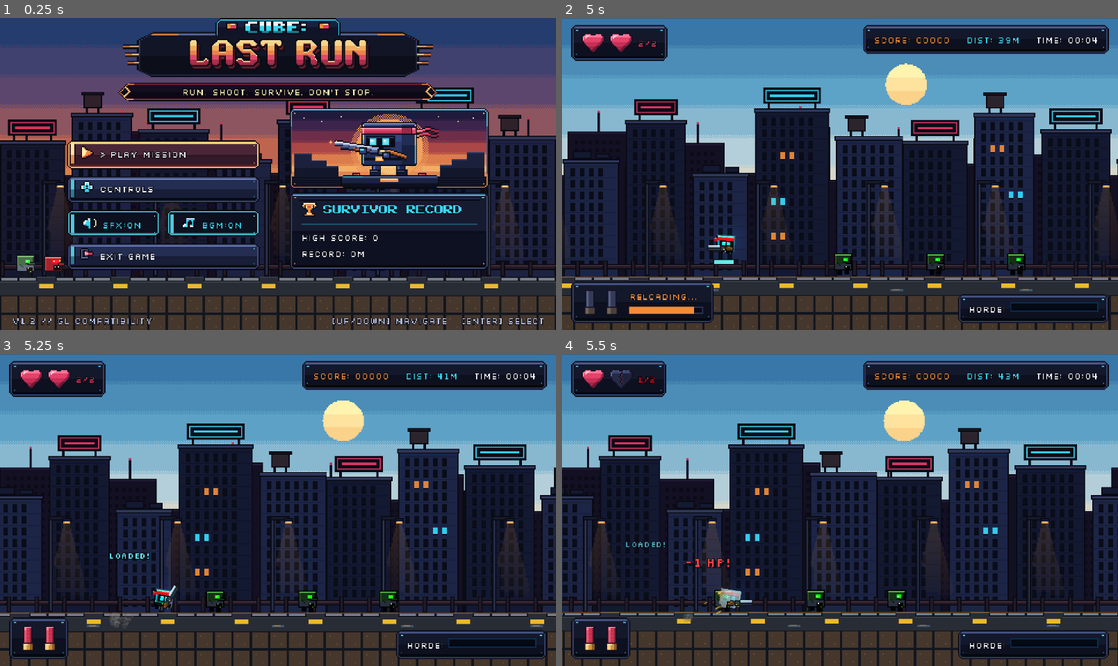
Above: before the commit, frames 1-4 (two rows, left to right).
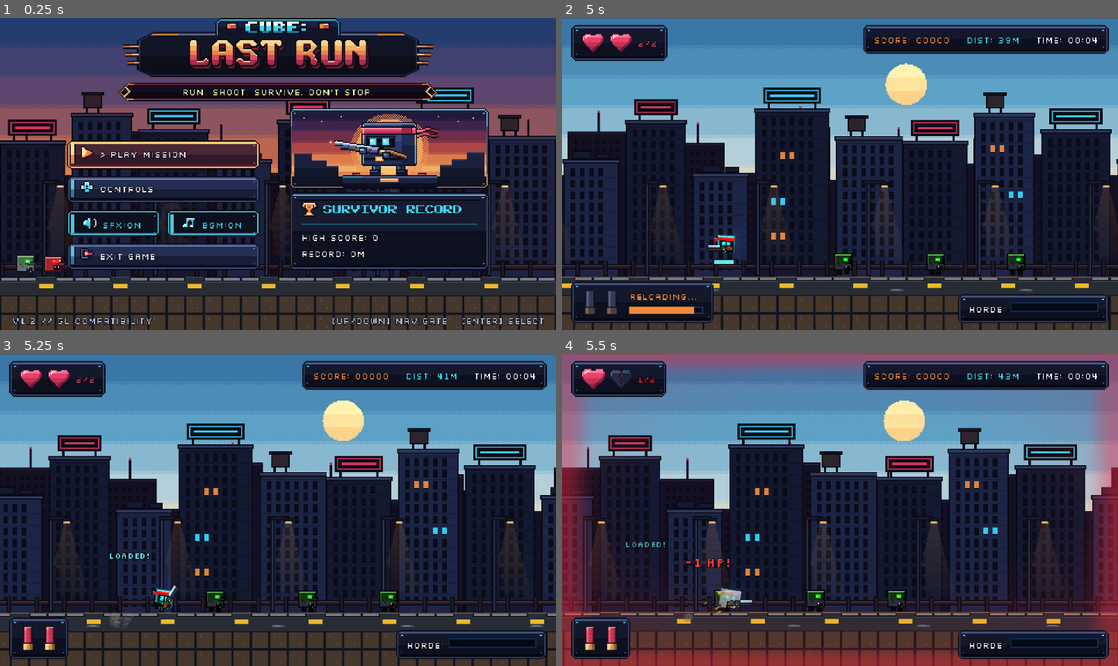
Above: after the commit, the same moments.

Repository: DenzTheKid/cube-lastrun-final-submission
Game: Godot game, scene res://scenes/main/main_menu.tscn
The game is run twice, just before and just after one commit, with the same random seed, the same clock (stepped at 60 frames per second) and the same inputs.
Inputs (mouse positions are in pixels of both pictures, inside the frame that each line leads up to):
- Up to frame 1 (0.25 s): no input
- Up to frame 2 (5 s): click "> PLAY MISSION" at 0.5 s; move the mouse to (962, 158) at 1.27 s; press the mouse at (962, 158) at 1.28 s; hold Right (ui_right) 1.28-2 s; tap Space (jump) at 1.52, 4.52 s; release the mouse at (962, 158) at 2 s; drag from (728, 189) to (812, 236) at 2.02 s; move the mouse to (895, 105) at 2.77 s; hold Right (ui_right) 2.78-3.5 s; hold J 2.78-3.5 s; click (895, 105) at 2.92 s; drag from (812, 236) to (673, 127) at 3.52 s; move the mouse to (1006, 220) at 4.27 s; hold Left (ui_left) from 4.28 s (still down); hold X from 4.28 s (still down); click (1006, 220) at 4.42 s; tap R (reload) at 4.9 s
- Up to frame 3 (5.25 s): release Left (ui_left) at 5 s; release X at 5 s; drag from (111, 463) to (450, 603) at 5.02 s
- Up to frame 4 (5.5 s): no input

Frames 1-3 are identical in both runs. In frame 4, 17% of the frame differs, in the area x 0-100%, y 0-100%.

Commit message:
feat(hud,obstacles): add Combo HUD badge, critical 1/2 HP warning, and wrecked ambulance

Diff:
--- a/scenes/obstacles/wrecked_car.tscn
+++ b/scenes/obstacles/wrecked_car.tscn
@@ -4,10 +4,10 @@
 [ext_resource type="Texture2D" path="res://assets/obstacles/px_wrecked_car.png" id="2_cartex"]
 
 [sub_resource type="RectangleShape2D" id="RectangleShape2D_chassis"]
-size = Vector2(58, 16)
+size = Vector2(66, 16)
 
 [sub_resource type="RectangleShape2D" id="RectangleShape2D_cabin"]
-size = Vector2(28, 10)
+size = Vector2(46, 15)
 
 [sub_resource type="Gradient" id="Gradient_smoke"]
 offsets = PackedFloat32Array(0, 0.35, 1)
@@ -20,7 +20,7 @@
 
 [node name="Sprite2D" type="Sprite2D" parent="."]
 texture_filter = 1
-position = Vector2(0, -14)
+position = Vector2(0, -16)
 texture = ExtResource("2_cartex")
 
 [node name="ChassisCollision" type="CollisionShape2D" parent="."]
@@ -28,11 +28,11 @@
 shape = SubResource("RectangleShape2D_chassis")
 
 [node name="CabinCollision" type="CollisionShape2D" parent="."]
-position = Vector2(3, -21)
+position = Vector2(10, -23.5)
 shape = SubResource("RectangleShape2D_cabin")
 
 [node name="SmokeParticles" type="CPUParticles2D" parent="."]
-position = Vector2(-21, -17)
+position = Vector2(-24, -18)
 amount = 7
 lifetime = 1.4
 preprocess = 0.6
--- a/scenes/ui/hud.tscn
+++ b/scenes/ui/hud.tscn
@@ -4,6 +4,13 @@
 [ext_resource type="Texture2D" path="res://assets/ui/px_shell_full.png" id="2_shelltex"]
 [ext_resource type="Theme" path="res://assets/ui/game_theme.tres" id="3_theme"]
 [ext_resource type="Texture2D" path="res://assets/ui/px_heart_full.png" id="4_heartfull"]
+[ext_resource type="Shader" path="res://shaders/critical_hp_vignette.gdshader" id="5_critshader"]
+
+[sub_resource type="ShaderMaterial" id="ShaderMaterial_crit"]
+shader = ExtResource("5_critshader")
+shader_parameter/tint_color = Color(0.96, 0.16, 0.24, 1)
+shader_parameter/pulse_alpha = 0.0
+shader_parameter/edge_width = 0.065
 
 [node name="HUD" type="CanvasLayer"]
 script = ExtResource("1_hud")
@@ -19,6 +26,18 @@
 mouse_filter = 2
 theme = ExtResource("3_theme")
 
+[node name="CriticalVignette" type="ColorRect" parent="RootControl"]
+unique_name_in_owner = true
+visible = false
+material = SubResource("ShaderMaterial_crit")
+layout_mode = 1
+anchors_preset = 15
+anchor_right = 1.0
+anchor_bottom = 1.0
+grow_horizontal = 2
+grow_vertical = 2
+mouse_filter = 2
+
 [node name="TopMargin" type="MarginContainer" parent="RootControl"]
 layout_mode = 1
 anchors_preset = 10
@@ -26,7 +45,7 @@
 offset_left = 8.0
 offset_top = 6.0
 offset_right = -8.0
-offset_bottom = 36.0
+offset_bottom = 68.0
 grow_horizontal = 2
 
 [node name="TopBar" type="HBoxContainer" parent="RootControl/TopMargin"]
@@ -67,31 +86,50 @@
 size_flags_horizontal = 3
 mouse_filter = 2
 
-[node name="TopPlate" type="PanelContainer" parent="RootControl/TopMargin/TopBar"]
-layout_mode = 2
-size_flags_horizontal = 8
-size_flags_vertical = 0
-
-[node name="HBox" type="HBoxContainer" parent="RootControl/TopMargin/TopBar/TopPlate"]
+[node name="TopRightBox" type="VBoxContainer" parent="RootControl/TopMargin/TopBar"]
+layout_mode = 2
+size_flags_horizontal = 8
+size_flags_vertical = 0
+theme_override_constants/separation = 4
+
+[node name="TopPlate" type="PanelContainer" parent="RootControl/TopMargin/TopBar/TopRightBox"]
+layout_mode = 2
+size_flags_horizontal = 8
+size_flags_vertical = 0
+
+[node name="HBox" type="HBoxContainer" parent="RootControl/TopMargin/TopBar/TopRightBox/TopPlate"]
 layout_mode = 2
 theme_override_constants/separation = 14
 
-[node name="ScoreLabel" type="Label" parent="RootControl/TopMargin/TopBar/TopPlate/HBox"]
+[node name="ScoreLabel" type="Label" parent="RootControl/TopMargin/TopBar/TopRightBox/TopPlate/HBox"]
 unique_name_in_owner = true
 layout_mode = 2
 theme_override_colors/font_color = Color(0.949, 0.549, 0.22, 1)
 text = "SCORE: 00000"
 
-[node name="DistanceLabel" type="Label" parent="RootControl/TopMargin/TopBar/TopPlate/HBox"]
+[node name="DistanceLabel" type="Label" parent="RootControl/TopMargin/TopBar/TopRightBox/TopPlate/HBox"]
 unique_name_in_owner = true
 layout_mode = 2
 theme_override_colors/font_color = Color(0.22, 0.847, 0.949, 1)
 text = "DIST: 0m"
 
-[node name="TimeLabel" type="Label" parent="RootControl/TopMargin/TopBar/TopPlate/HBox"]
+[node name="TimeLabel" type="Label" parent="RootControl/TopMargin/TopBar/TopRightBox/TopPlate/HBox"]
 unique_name_in_owner = true
 layout_mode = 2
 text = "TIME: 00:00"
+
+[node name="ComboPlate" type="PanelContainer" parent="RootControl/TopMargin/TopBar/TopRightBox"]
+unique_name_in_owner = true
+visible = false
+layout_mode = 2
+size_flags_horizontal = 8
+size_flags_vertical = 0
+
+[node name="ComboLabel" type="Label" parent="RootControl/TopMargin/TopBar/TopRightBox/ComboPlate"]
+unique_name_in_owner = true
+layout_mode = 2
+theme_override_colors/font_color = Color(0.95, 0.82, 0.42, 1)
+text = "COMBO x2 (2 HIT)"
 
 [node name="BottomLeft" type="MarginContainer" parent="RootControl"]
 layout_mode = 1
--- a/scripts/generation/level_generator.gd
+++ b/scripts/generation/level_generator.gd
@@ -283,26 +283,39 @@
 		PatternType.CAR_WRECK_SOLO:
 			chunk.add_ground_segment(0.0, chunk_width)
 			_spawn_hazard(chunk, WRECKED_CAR_SCENE, 180.0, ground_y)
+			# Environmental storytelling: wrecked ambulances almost always carry a spilled/rooftop Medkit
+			if _should_spawn_ambulance_medkit(0.85):
+				if randf() < 0.5:
+					_spawn_pickup(chunk, MEDKIT_SCENE, 232.0, ground_y - 4.0)
+				else:
+					_spawn_pickup(chunk, MEDKIT_SCENE, 190.0, ground_y - 36.0)
+				_chunks_since_medkit = 0
 
 		PatternType.CAR_WRECK_MEDKIT:
 			chunk.add_ground_segment(0.0, chunk_width)
 			_spawn_hazard(chunk, WRECKED_CAR_SCENE, 180.0, ground_y)
-			_spawn_pickup(chunk, MEDKIT_SCENE, 183.0, ground_y - 32.0)
+			_spawn_pickup(chunk, MEDKIT_SCENE, 190.0, ground_y - 36.0)
 			_chunks_since_medkit = 0
 
 		PatternType.CAR_WRECK_WALKER:
 			chunk.add_ground_segment(0.0, chunk_width)
 			_spawn_hazard(chunk, WRECKED_CAR_SCENE, 150.0, ground_y)
-			_spawn_enemy(chunk, WALKER_SCENE, 310.0, ground_y - 12.0)
+			_spawn_enemy(chunk, WALKER_SCENE, 315.0, ground_y - 12.0)
+			if _should_spawn_ambulance_medkit(0.85):
+				_spawn_pickup(chunk, MEDKIT_SCENE, 160.0, ground_y - 36.0)
+				_chunks_since_medkit = 0
 
 		PatternType.CAR_WRECK_SPIKES:
 			chunk.add_ground_segment(0.0, chunk_width)
 			_spawn_hazard(chunk, WRECKED_CAR_SCENE, 140.0, ground_y)
 			_spawn_platform(chunk, 235.0, ground_y - 52.0)
 			_spawn_hazard(chunk, SPIKES_SCENE, 270.0, ground_y)
+			if _should_spawn_ambulance_medkit(0.85):
+				_spawn_pickup(chunk, MEDKIT_SCENE, 235.0, ground_y - 60.0)
+				_chunks_since_medkit = 0
 
 	# Smart periodic Medkit drop when injured or on safe interval
-	if pattern != PatternType.FLAT_START and pattern != PatternType.CAR_WRECK_MEDKIT:
+	if not (pattern in [PatternType.FLAT_START, PatternType.CAR_WRECK_SOLO, PatternType.CAR_WRECK_MEDKIT, PatternType.CAR_WRECK_WALKER, PatternType.CAR_WRECK_SPIKES]):
 		_chunks_since_medkit += 1
 		var is_injured: bool = is_instance_valid(target_player) and target_player.current_hp < target_player.max_hp
 		var threshold: int = 3 if is_injured else 6
@@ -310,6 +323,11 @@
 			var spot: Vector2 = _get_safe_medkit_spot(pattern)
 			_spawn_pickup(chunk, MEDKIT_SCENE, spot.x, spot.y)
 			_chunks_since_medkit = 0
+
+func _should_spawn_ambulance_medkit(base_prob: float) -> bool:
+	if is_instance_valid(target_player) and target_player.current_hp < target_player.max_hp:
+		return true
+	return randf() < base_prob
 
 func _get_safe_medkit_spot(pattern: PatternType) -> Vector2:
 	match pattern:
@@ -324,7 +342,7 @@
 		PatternType.PLATFORM_CASCADE:
 			return Vector2(250.0, ground_y - 83.0)
 		PatternType.CAR_WRECK_SOLO, PatternType.CAR_WRECK_WALKER:
-			return Vector2(183.0 if pattern == PatternType.CAR_WRECK_SOLO else 153.0, ground_y - 32.0)
+			return Vector2(190.0 if pattern == PatternType.CAR_WRECK_SOLO else 160.0, ground_y - 36.0)
 		_:
 			return Vector2(250.0, ground_y - 4.0)
 
--- a/scripts/tools/generate_aaa_assets.gd
+++ b/scripts/tools/generate_aaa_assets.gd
@@ -1171,159 +1171,180 @@
 	DirAccess.make_dir_recursive_absolute(ProjectSettings.globalize_path("res://assets/pickups"))
 	var out_col := Color("#0d101f")
 
-	# 1. Stationary Wrecked / Broken Sedan Car (68 x 28) facing left on the dusk highway
-	var cw: int = 68
-	var ch: int = 28
+	# 1. Stationary Wrecked / Abandoned Ambulance Van (74 x 32) facing left on the highway
+	var cw: int = 74
+	var ch: int = 32
 	var car := Image.create(cw, ch, false, Image.FORMAT_RGBA8)
 
-	# Palette: softened steel-navy body, rust corrosion, cracked cyan glass, dead amber headlight
-	var c_roof_hi := Color("#7291bd")
-	var c_body_hi := Color("#546f9c")
-	var c_body_mid := Color("#394d75")
-	var c_body_sh := Color("#263454")
-	var c_deep := Color("#131829")
+	# Cohesive softened ambulance palette: pale medical silver-slate + coral-red stripe & cross + rust damage
+	var c_roof_hi := Color("#dce6f4")
+	var c_body_hi := Color("#c4d2e8")
+	var c_body_mid := Color("#a2b4d1")
+	var c_body_sh := Color("#6f82a3")
+	var c_cab_sh := Color("#546685")
+	var c_deep := Color("#14192b")
 	var c_rust_dk := Color("#7a372f")
 	var c_rust_md := Color("#a84f3b")
 	var c_rust_lt := Color("#cc734b")
 	var c_glass_dk := Color("#161f38")
 	var c_glass_sh := Color("#5bb4c9")
 	var c_glass_md := Color("#3b7c96")
-	var c_trim := Color("#cf9146")
-	var c_trim_lt := Color("#ebbf75")
+	var c_red_hi := Color("#ff7d97")
+	var c_red_mid := Color("#db3959")
+	var c_red_dk := Color("#991f39")
 	var c_tire := Color("#1b2136")
 	var c_tire_hi := Color("#323c59")
-	var c_rim := Color("#7484a6")
-
-	# Lower Chassis Silhouette (x = 4..63, y = 13..22 with nose droop on left)
-	for x in range(4, 64):
-		var top_y: int = 13 if x >= 22 else (14 if x >= 8 else 15)
-		var bot_y: int = 23 if x <= 20 else 22
-		for y in range(top_y, bot_y + 1):
+	var c_rim := Color("#7d8eb3")
+
+	# A. Boxy Rear Ambulance Module (x = 27..70, y = 3..25) with slight roof dent around x = 35..43
+	for x in range(27, 71):
+		var top_y: int = 4 if (x >= 35 and x <= 43) else 3
+		for y in range(top_y, 26):
 			var col: Color = c_body_mid
 			if y == top_y:
+				col = c_roof_hi
+			elif y <= top_y + 2:
 				col = c_body_hi
-			elif y >= bot_y - 2:
+			elif y >= 22:
 				col = c_body_sh
+			if x >= 68 and y > 10:
+				col = c_body_sh # rear door shadow panel
 			car.set_pixel(x, y, col)
 
-	# Worn amber hazard/trim stripe along side door & fender (broken/scratched gaps)
-	for x in range(6, 61):
-		if x in [12, 13, 33, 34, 47, 48, 55]:
-			continue
-		var sy: int = 18 if x <= 21 else 17
-		car.set_pixel(x, sy, c_trim if x % 5 != 0 else c_trim_lt)
-
-	# Crushed / Dented Cabin & Pillars (x = 20..53, y = 2..13)
-	for x in range(20, 54):
-		# Sloped windshield A-pillar & rear C-pillar with 1px roof dent around x=33..39
-		var lx: int = x - 20
-		var rx: int = 53 - x
-		var roof_y: int = 2
-		if lx < 5:
-			roof_y = 2 + (5 - lx) * 2
-		elif rx < 5:
-			roof_y = 2 + (5 - rx) * 2
-		elif x >= 33 and x <= 39:
-			roof_y = 3 # visibly caved roof dent
-		for y in range(roof_y, 14):
-			var col: Color = c_body_mid
-			if y == roof_y or y == roof_y + 1:
-				col = c_roof_hi if y == roof_y else c_body_hi
+	# B. Forward Van Cab (x = 16..27, y = 5..25)
+	for x in range(16, 28):
+		var lx: int = x - 16
+		var cab_top: int = 5 if lx >= 5 else (5 + (5 - lx) * 2)
+		for y in range(cab_top, 26):
+			var col: Color = c_body_mid if y < 22 else c_cab_sh
+			if y <= cab_top + 1:
+				col = c_body_hi
 			car.set_pixel(x, y, col)
 
-	# Cabin Window Openings & Shattered Glass Shards
-	for x in range(22, 51):
-		var is_pillar: bool = (x >= 37 and x <= 39)
-		if is_pillar:
-			continue
-		var wx_top: int = 5
-		if x < 26:
-			wx_top = 5 + (26 - x) * 2
-		elif x > 47:
-			wx_top = 5 + (x - 47) * 2
-		for y in range(wx_top, 13):
+	# C. Lower Nose / Front Fender (x = 4..16, y = 16..26, slightly nose-sagged)
+	for x in range(4, 17):
+		var top_y: int = 16 if x >= 8 else 17
+		for y in range(top_y, 26):
+			var col: Color = c_body_mid if y < 22 else c_cab_sh
+			if y == top_y:
+				col = c_body_hi
+			car.set_pixel(x, y, col)
+
+	# D. Emergency Coral-Crimson Belt Stripe across Cab & Box (y = 17..19)
+	for x in range(6, 69):
+		if x in [12, 26, 27, 39, 57, 58, 63]:
+			continue # chipped/rusted breaks
+		var sy0: int = 18 if x <= 16 else 17
+		car.set_pixel(x, sy0, c_red_hi if x % 6 == 0 else c_red_mid)
+		car.set_pixel(x, sy0 + 1, c_red_mid)
+		car.set_pixel(x, sy0 + 2, c_red_dk)
+
+	# E. Unmistakable Bold Medical '+' Cross Emblem on Box Side (x = 42..53, y = 7..15)
+	for y in range(7, 16):
+		for x in range(42, 54):
+			var in_v: bool = (x >= 46 and x <= 49 and y >= 7 and y <= 15)
+			var in_h: bool = (x >= 43 and x <= 52 and y >= 10 and y <= 12)
+			if in_v or in_h:
+				var mcol: Color = c_red_mid
+				if (in_v and x == 46 and y <= 11) or (in_h and y == 10 and x <= 48):
+					mcol = c_red_hi
+				elif x == 49 or y == 15 or (in_h and y == 12):
+					mcol = c_red_dk
+				car.set_pixel(x, y, mcol)
+
+	# F. Dead Cracked Roof Lightbar on Cab & Box Edge (x = 22..32, y = 1..3)
+	for x in range(22, 33):
+		var dy: int = 1 if x >= 24 else 2
+		if x == 29:
+			continue # knocked-out missing shard
+		for y in range(dy, 4):
+			var lcol: Color = Color("#7d273c") if x <= 25 else (Color("#4c5a7a") if x <= 27 else Color("#285573"))
+			if y == dy:
+				lcol = Color("#b53c56") if x <= 25 else (Color("#7e8fb5") if x <= 27 else Color("#3c7fa1"))
+			car.set_pixel(x, y, lcol)
+
+	# G. Shattered Cab Windshield/Window (x = 18..25) & Barred Medical Box Window (x = 30..37)
+	for x in range(18, 26):
+		var wt: int = 7 if x >= 21 else 7 + (21 - x) * 2
+		for y in range(wt, 15):
 			car.set_pixel(x, y, c_glass_dk)
-	# Shattered cyan glass jagged fangs top & bottom
-	for gx in [26, 27, 29, 31, 35, 41, 44, 48]:
-		_safe_px(car, gx, 5, c_glass_sh)
-		_safe_px(car, gx + 1, 6, c_glass_md)
-	for gx in [25, 28, 33, 36, 42, 46]:
-		_safe_px(car, gx, 12, c_glass_md)
-		_safe_px(car, gx, 11, c_glass_sh)
-	# Visible crooked headrest silhouette inside busted rear cabin
-	car.fill_rect(Rect2i(32, 8, 3, 5), Color("#252d47"))
-	car.fill_rect(Rect2i(43, 9, 3, 4), Color("#202840"))
-
-	# Door panel seam, handle & bent fender rust corrosion
-	for y in range(13, 22):
-		_safe_px(car, 26, y, c_deep)
-		_safe_px(car, 39, y, c_deep)
-		_safe_px(car, 51, y, c_deep)
-	car.fill_rect(Rect2i(35, 15, 3, 1), Color("#8599bf"))
-	# Heavy rust blotches & streaks along hood edge, rocker panel, rear trunk
+	for gx in [20, 22, 24]:
+		_safe_px(car, gx, 7, c_glass_sh)
+		_safe_px(car, gx + 1, 8, c_glass_md)
+		_safe_px(car, gx, 14, c_glass_md)
+	car.fill_rect(Rect2i(30, 8, 8, 5), c_glass_dk)
+	for bx in [32, 35]:
+		car.fill_rect(Rect2i(bx, 8, 1, 5), Color("#5c6b8c")) # security bars on rear ambulance window
+	_safe_px(car, 31, 9, c_glass_sh)
+	_safe_px(car, 36, 12, c_glass_md)
+
+	# H. Panel Seams, Ajar Rear Door Crack & Door Handles
+	for y in range(6, 25):
+		_safe_px(car, 27, y, c_deep)
+		if y >= 5:
+			_safe_px(car, 60, y, c_deep) # crooked rear box door line
+	car.fill_rect(Rect2i(23, 16, 3, 1), Color("#59688a"))
+	car.fill_rect(Rect2i(57, 16, 2, 2), Color("#59688a"))
+
+	# I. Rust Corrosion, Cracks & Soot Grime
 	for rpt in [
-		[19, 14, 4, 2], [24, 19, 6, 3], [29, 20, 5, 2], [39, 18, 5, 4],
-		[45, 20, 4, 2], [54, 14, 6, 2], [56, 17, 4, 3], [33, 3, 5, 2], [8, 16, 4, 2]
+		[12, 20, 4, 2], [22, 21, 5, 3], [29, 22, 6, 3], [35, 3, 7, 2],
+		[40, 21, 5, 4], [51, 20, 4, 2], [61, 8, 5, 3], [63, 19, 5, 3]
 	]:
 		car.fill_rect(Rect2i(rpt[0], rpt[1], rpt[2], rpt[3]), c_rust_dk)
 		_safe_px(car, rpt[0] + 1, rpt[1], c_rust_md)
 		if rpt[2] >= 4:
 			_safe_px(car, rpt[0] + 2, rpt[1] + 1, c_rust_lt)
 
-	# Popped Crooked Engine Hood on Front Left (tilted upward from x=21 -> x=6)
-	for i in range(16):
-		var hx: int = 21 - i
-		var hy: int = 12 - int(floor(float(i) * 0.25)) # rises to y=8 at left tip
-		car.fill_rect(Rect2i(hx, hy + 2, 1, maxi(1, 14 - hy)), c_deep) # exposed engine bay below
+	# J. Popped Crooked Engine Hood on Front Left (x = 5..16, rising to y=11) + Exposed Engine Block
+	for i in range(12):
+		var hx: int = 16 - i
+		var hy: int = 15 - int(floor(float(i) * 0.34))
+		car.fill_rect(Rect2i(hx, hy + 2, 1, maxi(1, 17 - hy)), c_deep)
 		car.set_pixel(hx, hy - 1, out_col)
 		car.set_pixel(hx, hy, c_roof_hi if i > 3 else c_rust_md)
 		car.set_pixel(hx, hy + 1, c_body_mid)
-	# Engine block, pulley & frayed copper wire peeking under popped hood
-	car.fill_rect(Rect2i(9, 12, 6, 3), Color("#4f5c7a"))
-	car.fill_rect(Rect2i(10, 12, 3, 1), Color("#7a8aad"))
-	_safe_px(car, 14, 11, c_rust_lt)
-	_safe_px(car, 15, 12, c_trim)
-
-	# Smashed Front Bumper, Dead Hanging Headlight & Cracked Grille (x = 1..6)
-	_draw_rect_outline(car, 1, 19, 5, 4, Color("#495573"), out_col)
-	car.fill_rect(Rect2i(2, 20, 3, 1), Color("#7f91b8"))
-	_draw_rect_outline(car, 3, 16, 3, 3, Color("#4a3423"), out_col) # dark smashed socket
-	_safe_px(car, 4, 17, Color("#a37136"))
-	_safe_px(car, 3, 19, c_trim) # dangling cracked lens
-
-	# Rear Bumper, Dented Trunk & Broken Taillight (x = 62..67)
-	_draw_rect_outline(car, 61, 19, 6, 3, Color("#495573"), out_col)
-	car.fill_rect(Rect2i(62, 20, 4, 1), Color("#7f91b8"))
-	_draw_rect_outline(car, 61, 15, 3, 3, Color("#591c2b"), out_col)
-	_safe_px(car, 62, 16, Color("#ab334d")) # dim cracked ruby taillight
-	car.fill_rect(Rect2i(62, 22, 5, 2), Color("#5c6887")) # drooping tailpipe
-
-	# Wheel Wells (x = 10..22 & 46..58) & Deflated Flat / Collapsed Tires (bottom at y = 27)
-	for wx in [16, 52]:
-		car.fill_rect(Rect2i(wx - 6, 19, 12, 5), c_deep)
-		car.fill_rect(Rect2i(wx - 5, 18, 10, 1), out_col)
-		# Deflated squat tire polygon (wider flat bottom rows y=25..27)
-		for dy in range(19, 28):
+	car.fill_rect(Rect2i(8, 15, 5, 3), Color("#4f5c7a"))
+	car.fill_rect(Rect2i(9, 15, 3, 1), Color("#7a8aad"))
+	_safe_px(car, 13, 14, c_rust_lt)
+	_safe_px(car, 14, 15, Color("#db8d44"))
+
+	# K. Smashed Front Bumper, Dead Hanging Headlight, Rear Step Bumper & Exhaust Pipe
+	_draw_rect_outline(car, 1, 21, 5, 4, Color("#495573"), out_col)
+	car.fill_rect(Rect2i(2, 22, 3, 1), Color("#7f91b8"))
+	_draw_rect_outline(car, 3, 18, 3, 3, Color("#4a3423"), out_col)
+	_safe_px(car, 3, 21, Color("#cfa055")) # dangling cracked amber bulb
+	_draw_rect_outline(car, 67, 22, 6, 3, Color("#495573"), out_col)
+	car.fill_rect(Rect2i(68, 23, 4, 1), Color("#7f91b8"))
+	_draw_rect_outline(car, 68, 17, 3, 3, Color("#591c2b"), out_col)
+	_safe_px(car, 69, 18, Color("#ab334d")) # dead taillight
+	car.fill_rect(Rect2i(68, 25, 5, 2), Color("#5c6887")) # tailpipe
+
+	# L. Deflated Flat Front & Rear Tires sitting flush at y = 31
+	for wx in [15, 57]:
+		car.fill_rect(Rect2i(wx - 6, 22, 12, 5), c_deep)
+		car.fill_rect(Rect2i(wx - 5, 21, 10, 1), out_col)
+		for dy in range(22, 32):
 			var hw: int = 5
-			if dy == 19:
+			if dy == 22:
 				hw = 3
-			elif dy == 20 or dy == 21:
+			elif dy == 23 or dy == 24:
 				hw = 4
-			elif dy >= 26:
-				hw = 6 if wx == 16 else 5 # extra pancaked front flat tire
+			elif dy >= 30:
+				hw = 6 if wx == 15 else 5 # extra pancaked flat tire
 			for dx in range(-hw, hw + 1):
 				var tx: int = wx + dx
-				var is_rim: bool = (abs(dx) <= 2 and dy >= 22 and dy <= 25)
-				var is_edge: bool = (dy == 19 or dy == 27 or abs(dx) == hw)
+				var is_rim: bool = (abs(dx) <= 2 and dy >= 25 and dy <= 28)
+				var is_edge: bool = (dy == 22 or dy == 31 or abs(dx) == hw)
 				if is_edge:
 					_safe_px(car, tx, dy, out_col)
 				elif is_rim:
-					var rc: Color = Color("#8f9ec2") if (dx <= 0 and dy <= 23) else (c_rust_md if wx == 52 else c_rim)
+					var rc: Color = Color("#94a4c9") if (dx <= 0 and dy <= 26) else (c_rust_md if wx == 57 else c_rim)
 					_safe_px(car, tx, dy, rc)
 				else:
-					_safe_px(car, tx, dy, c_tire_hi if dy <= 21 else c_tire)
-
-	# Crisp Outer Pixel Silhouette Outline Pass
+					_safe_px(car, tx, dy, c_tire_hi if dy <= 24 else c_tire)
+
+	# M. Crisp 1px Outer Silhouette Outline Pass
 	var car_copy := car.duplicate() as Image
 	for y in range(ch):
 		for x in range(cw):
--- a/scripts/ui/hud.gd
+++ b/scripts/ui/hud.gd
@@ -25,12 +25,18 @@
 @onready var hp_label: Label = %HpLabel
 @onready var _hp_pip_1: TextureRect = %Heart1
 @onready var _hp_pip_2: TextureRect = %Heart2
+@onready var combo_plate: PanelContainer = %ComboPlate
+@onready var combo_label: Label = %ComboLabel
+@onready var critical_vignette: ColorRect = %CriticalVignette
 
 var _is_reloading: bool = false
 var _reload_duration: float = 0.80
 var _reload_elapsed: float = 0.0
 var _warning_pulse_timer: float = 0.0
+var _critical_pulse_timer: float = 0.0
+var _is_low_hp: bool = false
 var _last_hp: int = 2
+var _combo_tween: Tween = null
 
 func _ready() -> void:
 	_set_mouse_filter_ignore(root_control)
@@ -38,11 +44,16 @@
 		GameManager.score_updated.connect(_on_score_updated)
 		GameManager.distance_updated.connect(_on_distance_updated)
 		GameManager.horde_proximity_changed.connect(_on_horde_proximity_changed)
+		GameManager.combo_updated.connect(_on_combo_updated)
 	if reload_box:
 		reload_box.visible = false
 	reload_bar.visible = false
 	reload_label.visible = false
 	horde_warning.visible = false
+	if combo_plate:
+		combo_plate.visible = false
+	if critical_vignette:
+		critical_vignette.visible = false
 
 func _set_mouse_filter_ignore(node: Node) -> void:
 	if node is Control:
@@ -64,6 +75,19 @@
 	if horde_warning.visible:
 		_warning_pulse_timer += delta * 6.0
 		horde_warning.modulate.a = 0.5 + 0.5 * sin(_warning_pulse_timer)
+
+	if _is_low_hp:
+		_critical_pulse_timer += delta * 4.4
+		var beat: float = 0.5 + 0.5 * sin(_critical_pulse_timer)
+		if critical_vignette and critical_vignette.material is ShaderMaterial:
+			var smat := critical_vignette.material as ShaderMaterial
+			smat.set_shader_parameter("pulse_alpha", lerpf(0.22, 0.44, beat))
+		if _hp_pip_1:
+			_hp_pip_1.pivot_offset = Vector2(10.0, 8.5)
+			var pip_s: float = 1.0 + 0.14 * pow(beat, 2.0)
+			_hp_pip_1.scale = Vector2(pip_s, pip_s)
+		if hp_label:
+			hp_label.modulate = PALETTE.ACCENT_MAGENTA.lerp(Color(1.0, 0.52, 0.62, 1.0), beat * 0.65)
 
 func setup_player(player: Player) -> void:
 	if player:
@@ -102,10 +126,43 @@
 			tw_heal.tween_property(pop_pip, "scale", Vector2.ONE, 0.22).set_trans(Tween.TRANS_BACK).set_ease(Tween.EASE_OUT)
 	_last_hp = hp
 
-	if hp == 1:
+	_is_low_hp = (hp == 1)
+	if critical_vignette:
+		critical_vignette.visible = _is_low_hp
+		if not _is_low_hp and critical_vignette.material is ShaderMaterial:
+			(critical_vignette.material as ShaderMaterial).set_shader_parameter("pulse_alpha", 0.0)
+	if not _is_low_hp and _hp_pip_1:
+		_hp_pip_1.scale = Vector2.ONE
+
+	if _is_low_hp:
+		_critical_pulse_timer = PI * 0.5
 		hp_label.modulate = PALETTE.ACCENT_MAGENTA
 	else:
 		hp_label.modulate = Color.WHITE
+
+func _on_combo_updated(combo_count: int, multiplier: int) -> void:
+	if not combo_plate or not combo_label:
+		return
+	if combo_count < 2:
+		combo_plate.visible = false
+		return
+
+	combo_plate.visible = true
+	combo_label.text = "COMBO x%d  (%d HIT)" % [multiplier, combo_count]
+	if multiplier >= 5:
+		combo_label.modulate = Color(1.0, 0.45, 0.60, 1.0)
+	elif multiplier >= 3:
+		combo_label.modulate = Color(0.96, 0.60, 0.30, 1.0)
+	else:
+		combo_label.modulate = Color(0.96, 0.84, 0.45, 1.0)
+
+	var sz: Vector2 = combo_plate.get_combined_minimum_size() if combo_plate.size.x < 1.0 else combo_plate.size
+	combo_plate.pivot_offset = sz * 0.5
+	combo_plate.scale = Vector2(1.18, 1.18)
+	if _combo_tween and _combo_tween.is_valid():
+		_combo_tween.kill()
+	_combo_tween = create_tween()
+	_combo_tween.tween_property(combo_plate, "scale", Vector2.ONE, 0.16).set_trans(Tween.TRANS_BACK).set_ease(Tween.EASE_OUT)
 
 func _on_ammo_changed(current: int, _max_ammo: int) -> void:
 	if shell_1:
--- /dev/null
+++ b/shaders/critical_hp_vignette.gdshader
@@ -0,0 +1,14 @@
+shader_type canvas_item;
+
+uniform vec4 tint_color : source_color = vec4(0.96, 0.16, 0.24, 1.0);
+uniform float pulse_alpha : hint_range(0.0, 0.7) = 0.0;
+uniform float edge_width : hint_range(0.01, 0.2) = 0.065;
+
+void fragment() {
+	vec2 d = min(UV, vec2(1.0) - UV);
+	float min_edge = min(d.x, d.y * 0.88);
+	float rim = 1.0 - smoothstep(0.0, edge_width, min_edge);
+	float corner = smoothstep(0.42, 0.98, length((UV - vec2(0.5)) * vec2(1.42, 1.78)));
+	float mask = clamp(rim * 0.92 + corner * 0.30, 0.0, 1.0);
+	COLOR = vec4(tint_color.rgb, mask * pulse_alpha);
+}
Binary file changed: assets/obstacles/px_wrecked_car.png
Binary file added: documentation/screenshots/v4_combo_and_critical_ambulance.png
Not shown, added: documentation/screenshots/v4_combo_and_critical_ambulance.png.import
Binary file added: documentation/screenshots/v4_healed_from_critical.png
Not shown, added: documentation/screenshots/v4_healed_from_critical.png.import
Not shown, added: shaders/critical_hp_vignette.gdshader.uid
